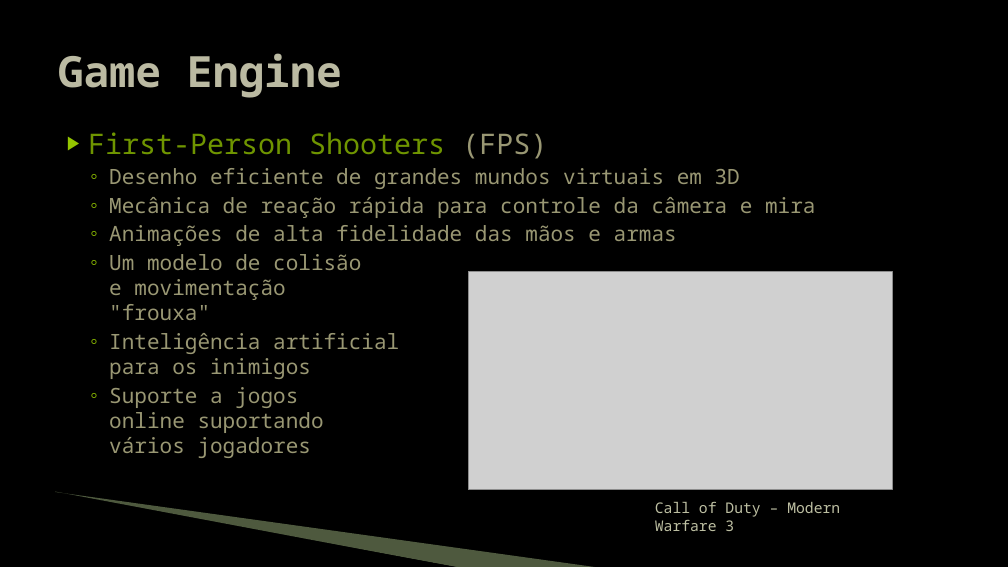
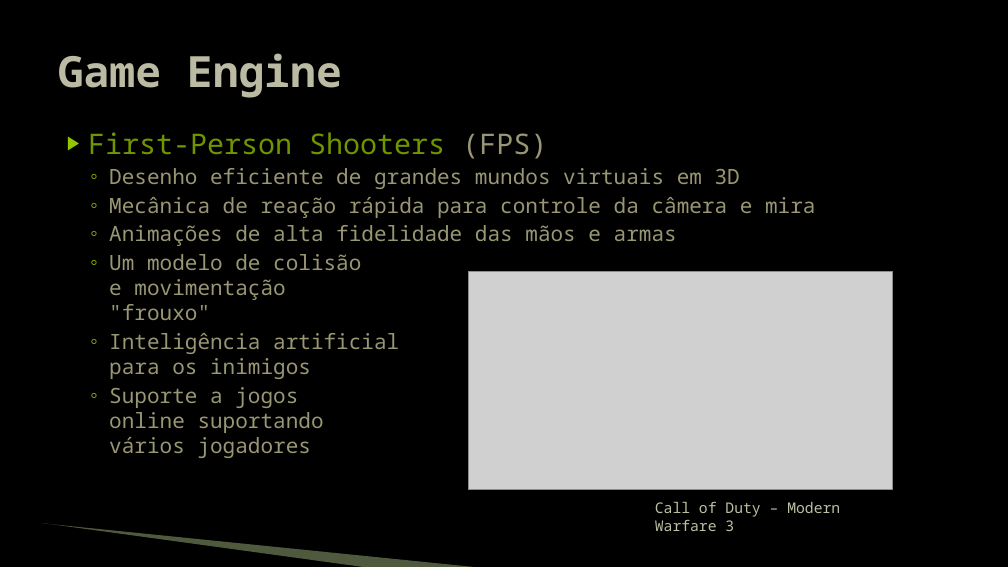
Before and after one commit to JudsonSS/Jogos, a slide deck: slide 26 of Slides/00. Introdução.pptx. Drawn at 1008x567 pixels with LibreOffice and Linux fonts; fonts in the diff are those of the drawing; grey boxes stand for pictures; background and template pictures are left out. Boxes give left, top, right and bottom in pixels: in the first picture for what was removed or moved away, otherwise in the second. Text is boxed around its words. In the diff, an @@ line names an element or a change of style, - is before the commit and + after.

```diff
--- a/Slides/00. Introdução.pptx
+++ b/Slides/00. Introdução.pptx
@@ text at [109,254,361,320]: text changed @@
-  ◦ Um modelo de colisão
-    e movimentação
-    "frouxa"
+  ◦ Um modelo de colisão
+    e movimentação
+    "frouxo"
@@ freeform shape removed at [54,494,461,567] @@
@@ freeform shape: place and size @@
-freeform shape at [55,492,600,567]
+freeform shape at [43,523,474,567]
```
Also in this commit, not shown: 32 other slides changed, 1 other file.
